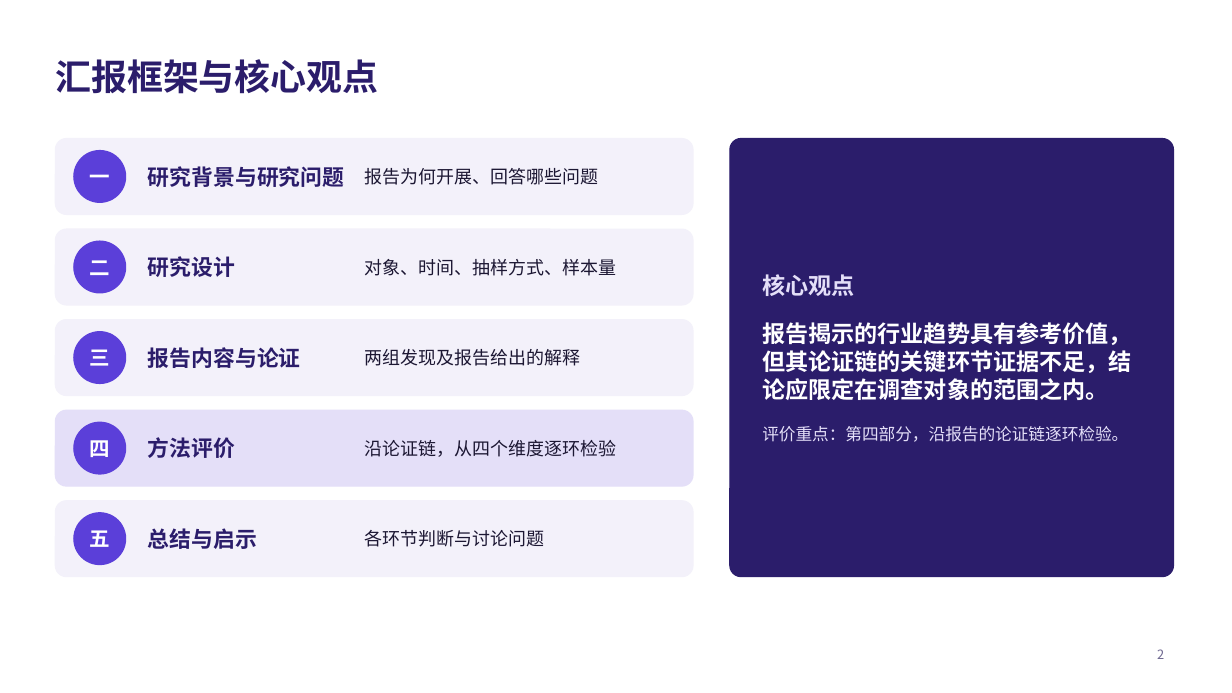
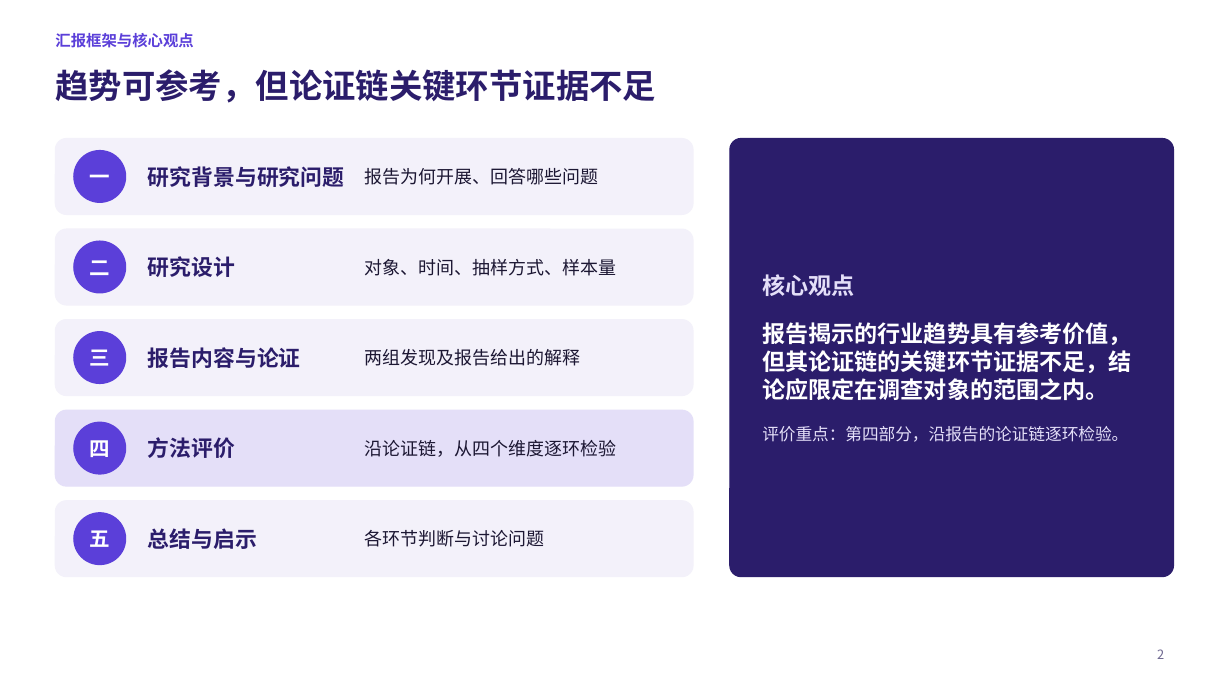
Before and after one commit to jayleo113/ppt, a slide deck: slide 2 of Gracenote报告解读_课堂汇报.pptx. Drawn at 1232x693 pixels with LibreOffice and Linux fonts; fonts in the diff are those of the drawing. Boxes give left, top, right and bottom in pixels: in the first picture for what was removed or moved away, otherwise in the second. Text is boxed around its words. In the diff, an @@ line names an element or a change of style, - is before the commit and + after.

```diff
--- a/Gracenote报告解读_课堂汇报.pptx
+++ b/Gracenote报告解读_课堂汇报.pptx
@@ text "汇报框架与核心观点": place and size @@
-text "汇报框架与核心观点" at [55,59,378,94]
+text "汇报框架与核心观点" at [55,33,193,48]
@@ text "汇报框架与核心观点" at [55,33,193,48]: size 28 to 12 pt, text colour #2B1D6B to #5B3FD9 @@
@@ title added at [55,69,656,103], 26 pt, text #2B1D6B, bold @@
+趋势可参考，但论证链关键环节证据不足
```
Also in this commit, not shown: 12 other slides changed, 5 other files.
